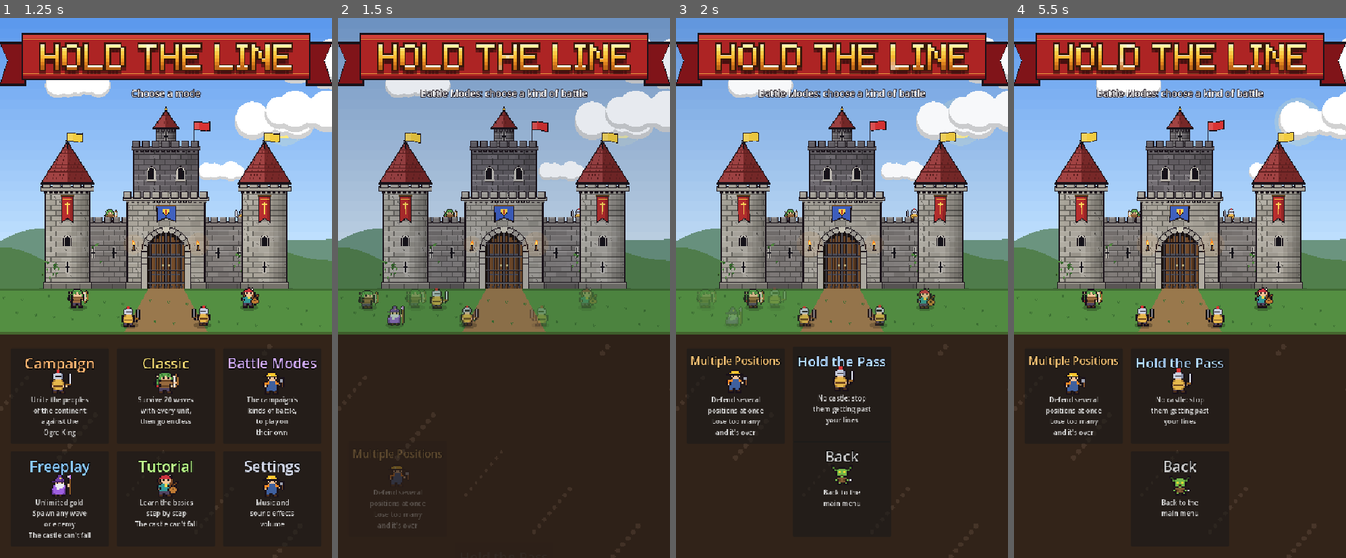
Above: before the commit, frames 1-4 (left to right).
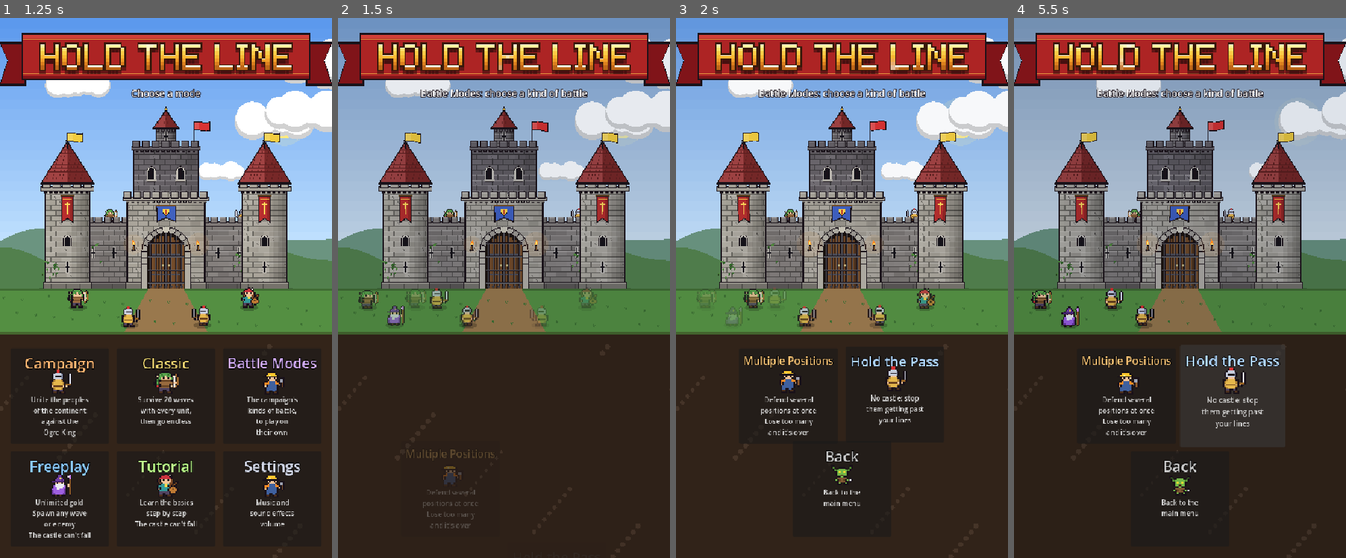
Above: after the commit, the same moments.

Repository: JaydonDiaz/Hold_The_Line
Game: Godot game, scene res://main.tscn
Two runs of this game, one before a commit and one after it. Both use one fixed random seed, a clock stepped at 60 frames per second and the inputs below.
Inputs (mouse positions are in pixels of both pictures, inside the frame that each line leads up to):
- Up to frame 1 (1.25 s): click "Start Wave 1" at 0.5 s
- Up to frame 2 (1.5 s): click "Start Wave 1" at 1.25 s
- Up to frame 3 (2 s): no input
- Up to frame 4 (5.5 s): tap A every 0.75 s from 2 to 5 s; move the mouse to (1253, 261) at 2.02 s; hold Right 2.03-2.75 s; tap Enter at 2.1 s; click (1253, 261) at 2.17 s; tap Space at 2.27, 2.57, 5.27 s; drag from (1113, 315) to (1163, 396) at 2.77 s; move the mouse to (1213, 169) at 3.52 s; hold Right 3.53-4.25 s; hold Shift 3.53-4.25 s; drag from (1163, 396) to (1080, 207) at 4.27 s; move the mouse to (1279, 369) at 5.02 s; hold A from 5.03 s (still down); tap 2 at 5.1 s

Frame 1 is identical in both runs. In frame 2, 0.7% of the frame differs, in the area x 4-48%, y 79-95%; in frame 3, 2.3%; in frame 4, 26%, in the area x 0-100%, y 0-78%.

Commit message:
Menus: rows of fewer than three cards are centred
Co-Authored-By: Claude Opus 5.5 <noreply@anthropic.com>

Diff:
--- a/scripts/hud.gd
+++ b/scripts/hud.gd
@@ -1138,7 +1138,7 @@
 				var ty: Dictionary = Scenarios.TYPES[t]
 				modes.append(["goto:bm:" + t, ty["name"], ty["blurb"], ty["color"], ty["look"], "normal"])
 			modes.append(back)
-			spots = top.slice(0, modes.size() - 1) + [Vector2(225, 834)]
+			spots = _row_spots(modes.size() - 1) + [Vector2(225, 834)]
 		"new":
 			mode_sub.text = "New campaign: choose your difficulty" + ("\n(this replaces your saved campaign)" if Campaign.has_save() else "")
 			for key in Data.DIFFICULTIES:
@@ -1154,7 +1154,7 @@
 			modes.append(["goto:bmd:" + id, sc["name"], "%d waves\n%s" % [sc["waves"], "on the meadow" if sc["map"] == "" else sc["map"]],
 					Scenarios.TYPES[t]["color"], Scenarios.TYPES[t]["look"], "normal"])
 		modes.append(["goto:battle", "Back", "Back to the\nkinds of battle", Color(0.8, 0.8, 0.8), "goblin", ""])
-		spots = top.slice(0, modes.size() - 1) + [Vector2(225, 834)]
+		spots = _row_spots(modes.size() - 1) + [Vector2(225, 834)]
 	elif set_name.begins_with("bmd:"):
 		# A scenario: its difficulty.
 		var id := set_name.substr(4)
@@ -1186,6 +1186,16 @@
 		else:
 			card.pressed.connect(func():
 				_pick_mode(key, card, cards, mode_title, mode_sub))
+
+
+## Where n cards (up to three) sit in the top row, centred.
+func _row_spots(n: int) -> Array:
+	match n:
+		1:
+			return [Vector2(225, 636)]
+		2:
+			return [Vector2(122, 636), Vector2(327, 636)]
+	return [Vector2(20, 636), Vector2(225, 636), Vector2(430, 636)]
 
 
 ## Classic, after the difficulty: the battlefield viewer. Start goes into the game on the
